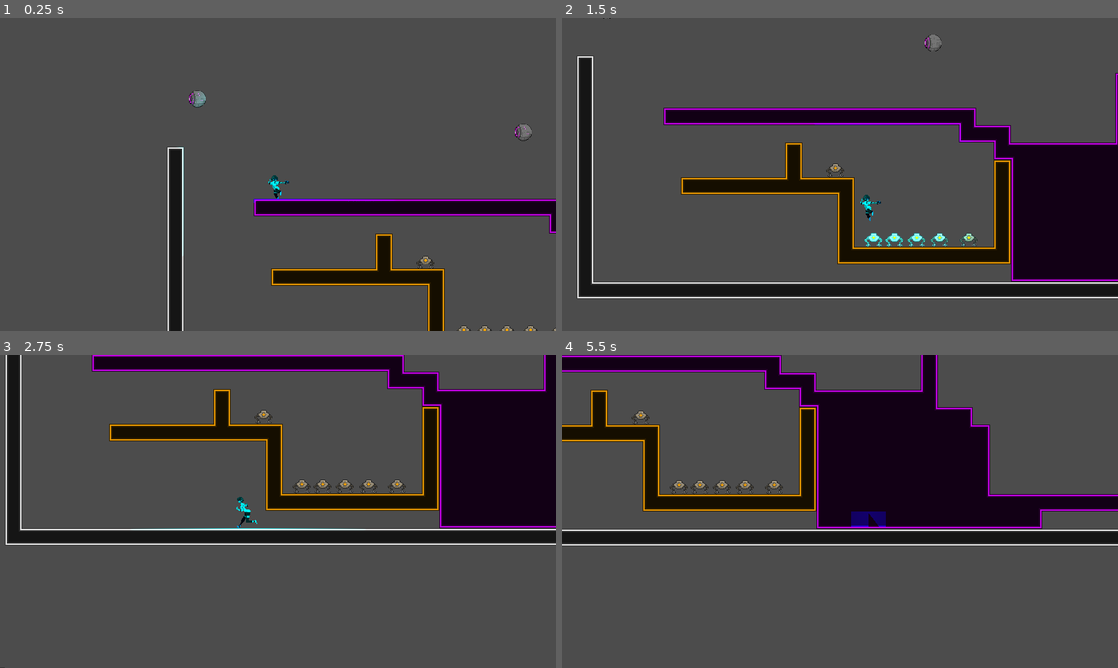
Above: before the commit, frames 1-4 (two rows, left to right).
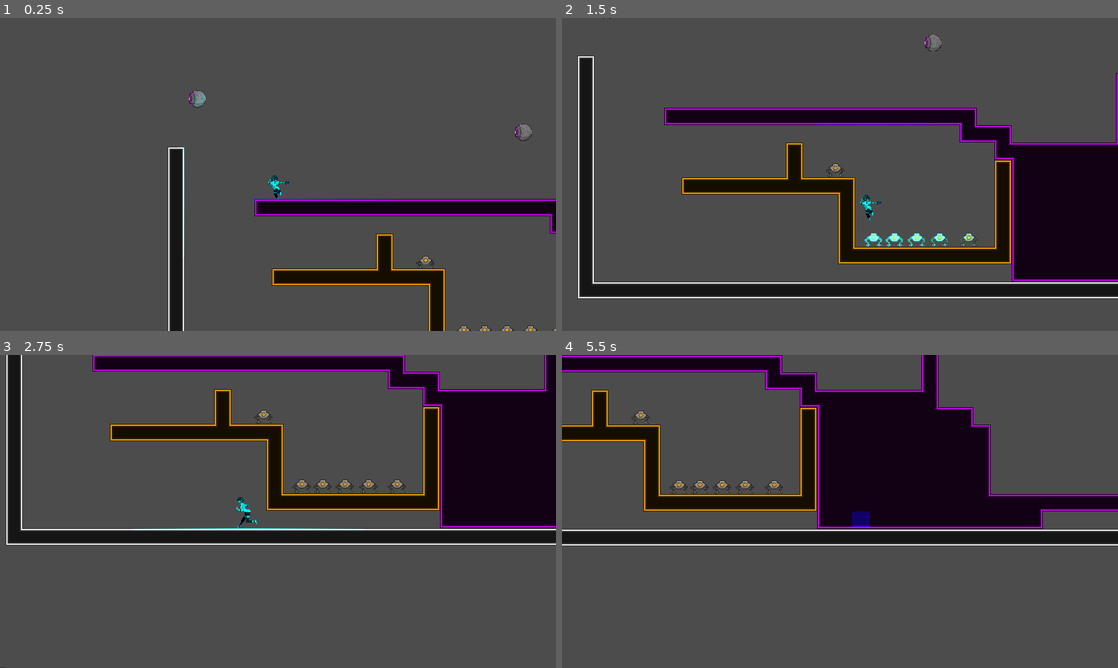
Above: after the commit, the same moments.

Repository: ivancdlarrain/olaGames
Game: Godot game, scene res://scenes/test02.tscn
Two runs of this game, one before a commit and one after it. Both use one fixed random seed, a clock stepped at 60 frames per second and the inputs below. This scene is started directly instead of the project's main scene.
Inputs (mouse positions are in pixels of both pictures, inside the frame that each line leads up to):
- Up to frame 1 (0.25 s): no input
- Up to frame 2 (1.5 s): move the mouse to (962, 158) at 0.52 s; hold Space (special) 0.53-1.28 s; hold D (WASD_right) from 0.53 s (still down); tap W (WASD_up) at 0.77 s; move the mouse to (728, 190) at 1.27 s; tap Space (special) at 1.35 s
- Up to frame 3 (2.75 s): tap W (WASD_up) at 1.52 s; move the mouse to (333, 442) at 2.02 s; release D (WASD_right) at 2.03 s; hold A (WASD_left) from 2.03 s (still down); hold Space (special) from 2.03 s (still down)
- Up to frame 4 (5.5 s): move the mouse to (812, 574) at 2.77 s; release A (WASD_left) at 2.78 s; release Space (special) at 2.78 s; hold D (WASD_right) 2.78-4.28 s; tap Space (special) at 2.85, 4.35 s; tap W (WASD_up) at 3.02, 3.77, 4.52 s; move the mouse to (1006, 558) at 3.52 s; hold Space (special) 3.53-4.28 s; move the mouse to (673, 464) at 4.27 s; hold A (WASD_left) 4.28-5.03 s; move the mouse to (867, 511) at 5.02 s; hold D (WASD_right) from 5.03 s (still down); hold Space (special) from 5.03 s (still down)

The runs differ from the first frame. In frame 1, 0.7% of the frame differs, in the area x 30-100%, y 41-100%; in frame 2, 1.3%, in the area x 2-100%, y 12-90%; in frame 3, 1.2%; in frame 4, 1.0%.

Commit message:
finished new tile
It looks nicer

Diff:
--- a/assets/KinematicBodies/PurpleEyeDrone.tscn
+++ b/assets/KinematicBodies/PurpleEyeDrone.tscn
@@ -139,6 +139,7 @@
 [node name="PurpleEyeDrone" type="KinematicBody2D" groups=[
 "alive",
 ]]
+light_mask = 4
 collision_layer = 4
 collision_mask = 4
 script = ExtResource( 1 )
@@ -153,7 +154,7 @@
 texture = ExtResource( 2 )
 vframes = 7
 hframes = 6
-frame = 15
+frame = 8
 
 [node name="AnimationPlayer" type="AnimationPlayer" parent="."]
 anims/activation = SubResource( 2 )
--- a/scenes/TileMap.tscn
+++ b/scenes/TileMap.tscn
@@ -1176,7 +1176,7 @@
 6/shape_one_way = false
 6/shape_one_way_margin = 0.0
 6/shapes = [  ]
-6/z_index = 0
+6/z_index = -1
 7/name = "NewTileSet v2 middle.png 7"
 7/texture = ExtResource( 8 )
 7/tex_offset = Vector2( 0, 0 )
@@ -1505,11 +1505,10 @@
 8/shape_one_way = false
 8/shape_one_way_margin = 0.0
 8/shapes = [  ]
-8/z_index = 0
+8/z_index = 1
 
 [node name="TileMap" type="TileMap"]
 material = SubResource( 1 )
-position = Vector2( -1, 0 )
 tile_set = SubResource( 209 )
 cell_size = Vector2( 32, 32 )
 format = 1
--- a/scenes/test02.tscn
+++ b/scenes/test02.tscn
@@ -50,10 +50,10 @@
 modulate = Color( 0, 0.952941, 1, 1 )
 tile_data = PoolIntArray( 983022, 7, 65536, 983023, 7, 65540, 983024, 7, 65540, 983025, 7, 65540, 983026, 7, 65540, 983 …(675 unchanged characters)…
 
-[node name="front" parent="Tiles/Blue2" instance=ExtResource( 2 )]
-modulate = Color( 0, 0, 0, 1 )
+[node name="front" parent="Tiles" instance=ExtResource( 2 )]
+modulate = Color( 0.698039, 0.698039, 0.698039, 1 )
 light_mask = 7
-tile_data = PoolIntArray( 786414, 8, 65536, 786415, 8, 65540, 786416, 8, 65540, 786417, 8, 65540, 786418, 8, 65540, 786419, 8, 65540, 786420, 8, 65540, 786421, 8, 65540, 786422, 8, 65540, 786423, 8, 65539, 851950, 8, 65537, 851951, 8, 65542, 851952, 8, 65542, 851953, 8, 65542, 851954, 8, 65542, 851955, 8, 65542, 851956, 8, 65542, 851957, 8, 65542, 851958, 8, 65542, 851959, 8, 65538, 983022, 8, 65536, 983023, 8, 65540, 9830 …(728 unchanged characters)…
+tile_data = PoolIntArray( 983022, 8, 65536, 983023, 8, 65540, 9830 …(728 unchanged characters)…
 
 [node name="Pause" parent="." instance=ExtResource( 4 )]
 
